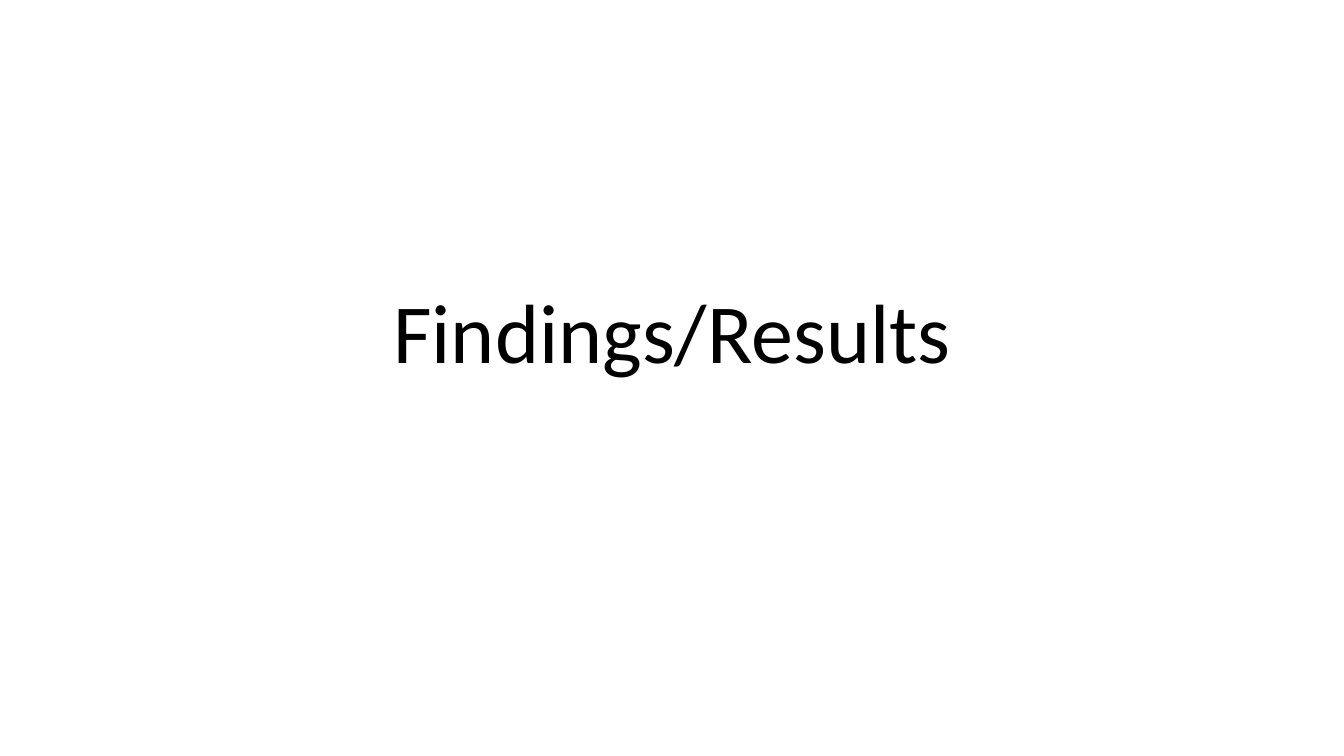
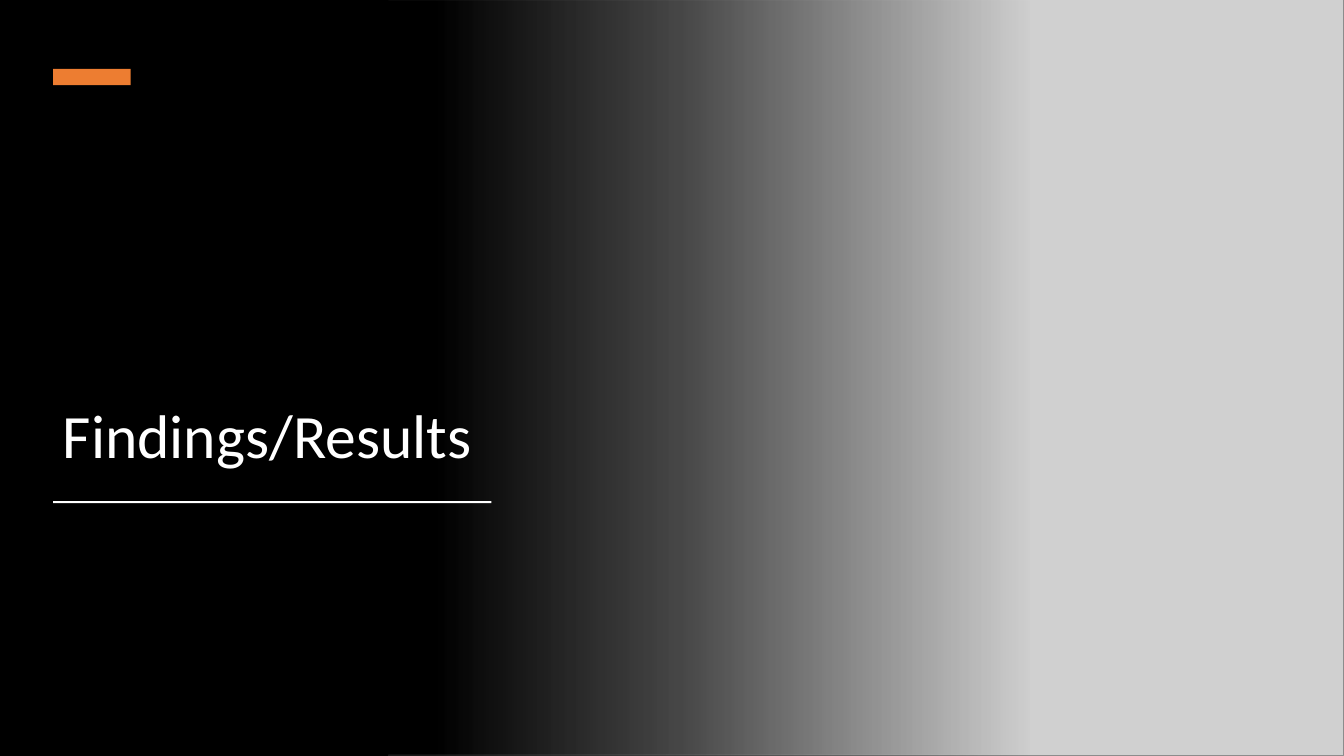
Before and after one commit to ShrutiMR/Data_Analysis_and_Reporting_of_College_Donations, a slide deck: slide 11 of College_Donations_Analysis_Report.pptx. Drawn at 1344x756 pixels with LibreOffice and Linux fonts; fonts in the diff are those of the drawing; grey boxes stand for pictures. Boxes give left, top, right and bottom in pixels: in the first picture for what was removed or moved away, otherwise in the second. Text is boxed around its words. In the diff, an @@ line names an element or a change of style, - is before the commit and + after.

```diff
--- a/College_Donations_Analysis_Report.pptx
+++ b/College_Donations_Analysis_Report.pptx
@@ background #FFFFFF to #000000 @@
@@ rectangle added at <box>0,0,1029,756</box>, fill gradient #000000 @@
@@ picture added at <box>388,0,1344,756</box> @@
@@ rectangle added at <box>53,69,131,85</box>, fill #ED7D31 @@
@@ title "Findings/Results": place and size @@
-title "Findings/Results" at <box>393,304,950,378</box>
+title "Findings/Results" at <box>63,415,472,469</box>
@@ title "Findings/Results" at <box>63,415,472,469</box>: size 60 to 44 pt, text colour #000000 to #FFFFFF; alignment centre to left @@
@@ rectangle added at <box>53,501,492,503</box>, fill #FFFFFF @@
```
Also in this commit, not shown: 3 other slides changed, 9 slides added, 7 slides removed.
